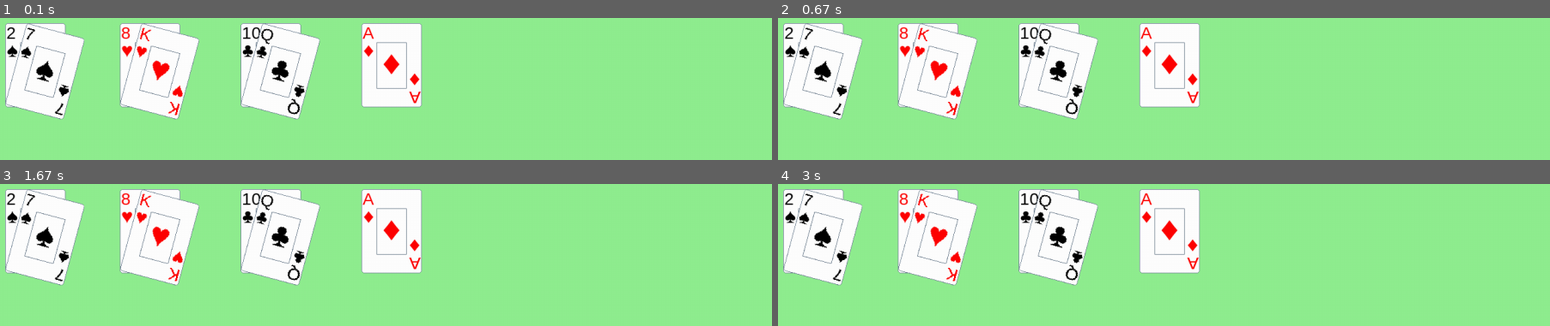
Above: before the commit, frames 1-4 (two rows, left to right).
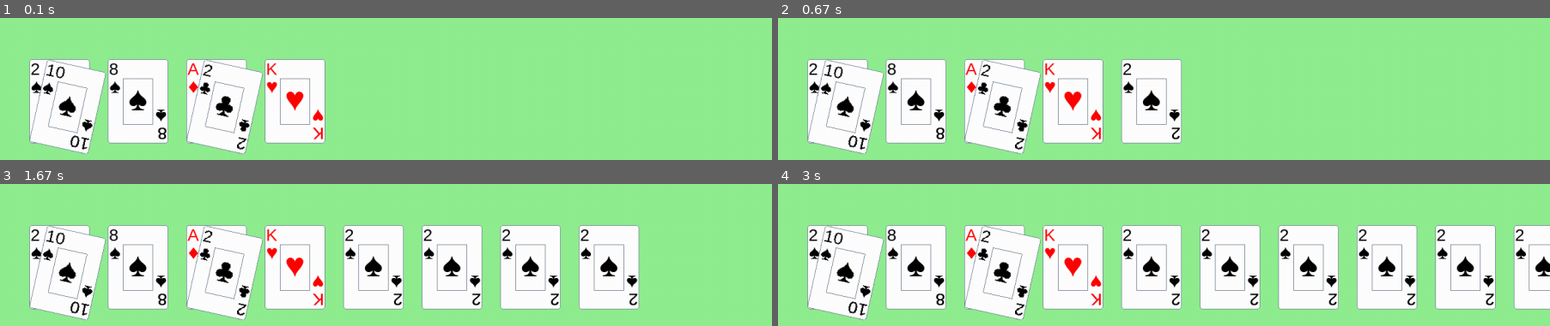
Above: after the commit, the same moments.

Repository: ptrstn/durak-pygame
Game: pygame game, started from durakui/__main__.py
Same seed, same stepped clock (60 frames per second), same inputs: the game is played once before the commit and once after it.
Inputs (mouse positions are in pixels of both pictures, inside the frame that each line leads up to):
- Up to frame 1 (0.1 s): no input
- Up to frame 2 (0.67 s): press the mouse at (1164, 152) at 0.37 s; move the mouse to (1071, 145) at 0.47 s; release the mouse at (978, 138) at 0.6 s
- Up to frame 3 (1.67 s): press the mouse at (386, 318) at 0.7 s; move the mouse to (447, 269) at 0.8 s; release the mouse at (501, 219) at 0.93 s; press the mouse at (386, 318) at 1.03 s; move the mouse to (393, 270) at 1.13 s; release the mouse at (401, 222) at 1.27 s; press the mouse at (386, 318) at 1.37 s; move the mouse to (393, 323) at 1.47 s; release the mouse at (outside the picture) at 1.6 s
- Up to frame 4 (3 s): press the mouse at (1164, 318) at 1.7 s; move the mouse to (outside the picture) at 1.8 s; release the mouse at (outside the picture) at 1.93 s; press the mouse at (1164, 318) at 2.03 s; move the mouse to (1264, 300) at 2.13 s; release the mouse at (1364, 281) at 2.27 s

The runs differ from the first frame. In frame 1, 30% of the frame differs, in the area x 0-55%, y 3-96%; in frame 2, 31%; in frame 3, 45%; in frame 4, 53%, in the area x 0-100%, y 3-96%.

Commit message:
Refactor Card class in durakui

Diff:
--- a/durakui/__main__.py
+++ b/durakui/__main__.py
@@ -2,47 +2,41 @@
 
 import pygame
 
-from durakui.card import Card
-from durakui.settings import SCREEN_WIDTH, SCREEN_HEIGHT, CARD_ANGLE
+from durakui.card import TableCardGroup
+from durakui.settings import SCREEN_WIDTH, SCREEN_HEIGHT
 
 
 def main():
+
     screen = pygame.display.set_mode((SCREEN_WIDTH, SCREEN_HEIGHT))
     pygame.display.set_caption("Durak")
     clock = pygame.time.Clock()
 
-    background_surface = pygame.Surface([SCREEN_WIDTH, SCREEN_HEIGHT])
+    background_surface = pygame.Surface(screen.get_size())
     background_surface.fill("lightgreen")
 
-    card1 = Card("2", "♠").surface
-    card2 = Card("7", "♠").surface
-    card2 = pygame.transform.rotate(card2, angle=CARD_ANGLE)
+    table = TableCardGroup()
 
-    card3 = Card("8", "♥").surface
-    card4 = Card("K", "♥").surface
-    card4 = pygame.transform.rotate(card4, angle=CARD_ANGLE)
-
-    card5 = Card("10", "♣").surface
-    card6 = Card("Q", "♣").surface
-    card6 = pygame.transform.rotate(card6, angle=CARD_ANGLE)
-
-    card7 = Card("A", "♦").surface
+    table.attack("♠", "2")
+    table.attack("♠", "8")
+    table.defend("♠", "2", "♠", "10")
+    table.attack("♦", "A")
+    table.defend("♦", "A", "♣", "2")
+    table.attack("♥", "K")
 
     while True:
         for event in pygame.event.get():
             if event.type == pygame.QUIT:
                 pygame.quit()
                 sys.exit()
+            if event.type == pygame.MOUSEBUTTONUP:
+                table.attack("♠", "2")
+            if event.type == pygame.MOUSEWHEEL:
+                table.empty()
 
         screen.blit(background_surface, (0, 0))
-        screen.blit(card1, (10, 10))
-        screen.blit(card2, (10, 10))
-        screen.blit(card3, (200, 10))
-        screen.blit(card4, (200, 10))
-        screen.blit(card5, (400, 10))
-        screen.blit(card6, (400, 10))
-        screen.blit(card7, (600, 10))
-
+        table.draw(screen)
+        table.update()
         pygame.display.update()
         clock.tick(60)  # max 60 loops per second
 
--- a/durakui/card.py
+++ b/durakui/card.py
@@ -1,11 +1,6 @@
 import pygame
 
 from durakui.settings import (
-    CARD_FONT_NAME,
-    CARD_FONT_SIZE,
-    CARD_SUIT_FONT_NAME,
-    CARD_SUIT_FONT_SIZE,
-    CARD_CENTER_FONT_SIZE,
     CARD_BACKGROUND_COLOR,
     CARD_WIDTH,
     CARD_HEIGHT,
@@ -18,61 +13,85 @@
     CARD_TEXT_COLORS,
     CARD_CORNER_TEXT_MARGIN_LEFT,
     CARD_CORNER_TEXT_MARGIN_TOP,
+    CARD_FONT_SIZE,
+    CARD_FONT_NAME,
+    CARD_SUIT_FONT_NAME,
+    CARD_SUIT_FONT_SIZE,
+    CARD_CENTER_FONT_SIZE,
+    CARD_DEFEND_ANGLE,
 )
 
 pygame.init()
 
 
-class Card:
-    FONT_CORNER_VALUE = pygame.font.SysFont(CARD_FONT_NAME, CARD_FONT_SIZE)
-    FONT_CORNER_SUIT = pygame.font.SysFont(CARD_SUIT_FONT_NAME, CARD_SUIT_FONT_SIZE)
-    FONT_CENTER = pygame.font.SysFont(CARD_SUIT_FONT_NAME, CARD_CENTER_FONT_SIZE)
+class BaseCard(pygame.sprite.Sprite):
+    """
+    Represents an empty card
+    """
 
-    def __init__(self, value="3", suit="♦"):
-        self.surface = Card._draw_card(value, suit)
+    def __init__(self, width=CARD_WIDTH, height=CARD_HEIGHT):
+        super().__init__()
+        self.width = width
+        self.height = height
+        self.image = pygame.Surface((self.width, self.height), pygame.SRCALPHA)
+        self.rect = self.image.get_rect()
+        self._draw_base_card()
 
-    @staticmethod
-    def _draw_card_background_on_surface(surface):
+    def _draw_base_card(self):
         pygame.draw.rect(
-            surface,
+            self.image,
             color=CARD_BACKGROUND_COLOR,
-            rect=pygame.Rect(0, 0, CARD_WIDTH, CARD_HEIGHT),
+            rect=pygame.Rect(0, 0, self.width, self.height),
             border_radius=CARD_RADIUS,
         )
         pygame.draw.rect(
-            surface,
+            self.image,
             color=CARD_BORDER_COLOR,
             rect=pygame.Rect(0, 0, CARD_WIDTH, CARD_HEIGHT),
             border_radius=CARD_RADIUS,
             width=1,
         )
 
-    @staticmethod
-    def _draw_inner_rectangle_on_surface(surface):
-        rect = surface.get_rect()
+
+class BaseCardFront(BaseCard):
+    """
+    Represents the front of a card with no value
+    """
+
+    def __init__(self):
+        super().__init__()
+
         inner_rectangle = pygame.Rect(
             0,
             0,
-            CARD_WIDTH / CARD_INNER_RECT_WIDTH_SCALE,
-            CARD_HEIGHT / CARD_INNER_RECT_HEIGHT_SCALE,
+            self.width / CARD_INNER_RECT_WIDTH_SCALE,
+            self.height / CARD_INNER_RECT_HEIGHT_SCALE,
         )
-        inner_rectangle.center = rect.center
+        inner_rectangle.center = self.rect.center
 
         pygame.draw.rect(
-            surface,
+            self.image,
             CARD_INNER_RECT_COLOR,
             inner_rectangle,
             width=CARD_INNER_RECT_THICKNESS,
         )
 
-    @staticmethod
-    def _draw_text_on_surface(surface, value, suit):
-        text_color = CARD_TEXT_COLORS[suit]
 
-        text_surface = pygame.Surface((CARD_WIDTH, CARD_HEIGHT), pygame.SRCALPHA)
+class Card(BaseCardFront):
+    FONT_CORNER_VALUE = pygame.font.SysFont(CARD_FONT_NAME, CARD_FONT_SIZE)
+    FONT_CORNER_SUIT = pygame.font.SysFont(CARD_SUIT_FONT_NAME, CARD_SUIT_FONT_SIZE)
+    FONT_CENTER = pygame.font.SysFont(CARD_SUIT_FONT_NAME, CARD_CENTER_FONT_SIZE)
 
-        text_value_surface = Card.FONT_CORNER_VALUE.render(value, True, text_color)
-        text_suit_surface = Card.FONT_CORNER_SUIT.render(suit, True, text_color)
+    def __init__(self, suit, value):
+        super().__init__()
+        self.suit = suit
+        self.value = value
+        text_color = CARD_TEXT_COLORS[self.suit]
+
+        text_surface = pygame.Surface((self.width, self.height), pygame.SRCALPHA)
+
+        text_value_surface = Card.FONT_CORNER_VALUE.render(self.value, True, text_color)
+        text_suit_surface = Card.FONT_CORNER_SUIT.render(self.suit, True, text_color)
 
         text_surface.blit(
             text_value_surface,
@@ -98,13 +117,73 @@
         text_surface.blit(rotated_text_surface, (0, 0))
         text_surface.blit(text_center_suit_surface, text_center_suit_rect)
 
-        surface.blit(text_surface, (0, 0))
+        self.image.blit(text_surface, (0, 0))
 
-    @staticmethod
-    def _draw_card(value, suit):
-        surface = pygame.Surface((CARD_WIDTH, CARD_HEIGHT), pygame.SRCALPHA)
-        Card._draw_card_background_on_surface(surface)
-        Card._draw_inner_rectangle_on_surface(surface)
-        Card._draw_text_on_surface(surface, value, suit)
 
-        return surface
+class AngledCard(Card):
+    def __init__(self, suit, value, angle=-12.5):
+        super().__init__(suit, value)
+        self.image = pygame.transform.rotate(self.image, angle=angle)
+
+
+class TableCardGroup(pygame.sprite.Group):
+    """
+    Represents the cards that were put on the table.
+    Consists of attack cards and defend cards.
+    """
+
+    def __init__(self, *cards, spacing=30):
+        super().__init__(*cards)
+        self.spacing = spacing
+        self.cards = {}
+        self.current_position = 0
+        self.update()
+
+    def update(self) -> None:
+        for position, card_pair in self.cards.items():
+            for card_type, card_dict in card_pair.items():
+                card = card_dict.get("card")
+                card.rect.center = (
+                    card.width + (card.width + self.spacing) * position,
+                    card.height,
+                )
+                card.update()
+
+    def _init_card_dict_attack_position(self, position):
+        self.cards[position] = {
+            "attack": {"suit": None, "value": None, "card": None},
+        }
+
+    def attack(self, suit, value):
+        card = Card(suit, value)
+        position = self.current_position
+        self._init_card_dict_attack_position(position)
+        self.cards[position]["attack"] = {
+            "suit": suit,
+            "value": value,
+            "card": card,
+        }
+        self.current_position += 1
+        self.add(card)
+
+    def _find_attack_position(self, suit, value):
+        for position, card_pair in self.cards.items():
+            attack_card = card_pair.get("attack")
+            if attack_card.get("suit") == suit and attack_card.get("value") == value:
+                return position
+        raise LookupError(f"Attack card '{suit}{value}' not found")
+
+    def defend(self, attack_suit, attack_value, defend_suit, defend_value):
+        defend_card = AngledCard(defend_suit, defend_value, angle=CARD_DEFEND_ANGLE)
+        position = self._find_attack_position(attack_suit, attack_value)
+        self.cards[position]["defend"] = {
+            "suit": defend_suit,
+            "value": defend_value,
+            "card": defend_card,
+        }
+        self.add(defend_card)
+
+    def empty(self) -> None:
+        super().empty()
+        self.cards = {}
+        self.current_position = 0
--- a/durakui/settings.py
+++ b/durakui/settings.py
@@ -1,5 +1,7 @@
 SCREEN_WIDTH = 1280
 SCREEN_HEIGHT = 400
+
+TABLE_BACKGROUND_COLOR = "lightgreen"
 
 CARD_FONT_SIZE = 28
 CARD_SUIT_FONT_SIZE = int(CARD_FONT_SIZE * 1.2)
@@ -15,12 +17,11 @@
 CARD_CORNER_TEXT_MARGIN_TOP = 0
 CARD_RADIUS = 5
 CARD_BORDER = 1
-CARD_ANGLE = -15
+CARD_DEFEND_ANGLE = -12.5
 
-CARD_FONT_NAME = "Helvetica"  # "Helvetica"  # "Tahoma" "dejavuserif"
-CARD_SUIT_FONT_NAME = "monospace"  # "Helvetica"  # "Tahoma" "dejavuserif"
+CARD_FONT_NAME = "Helvetica"  # "Helvetica" "Tahoma" "dejavuserif"
+CARD_SUIT_FONT_NAME = "monospace"  # "Helvetica" "Tahoma" "dejavuserif"
 
-BACKGROUND_COLOR = "lightgreen"
 CARD_BACKGROUND_COLOR = "white"
 CARD_BORDER_COLOR = "LightSlateGray"
 CARD_BORDER_HOVER_COLOR = "red"
